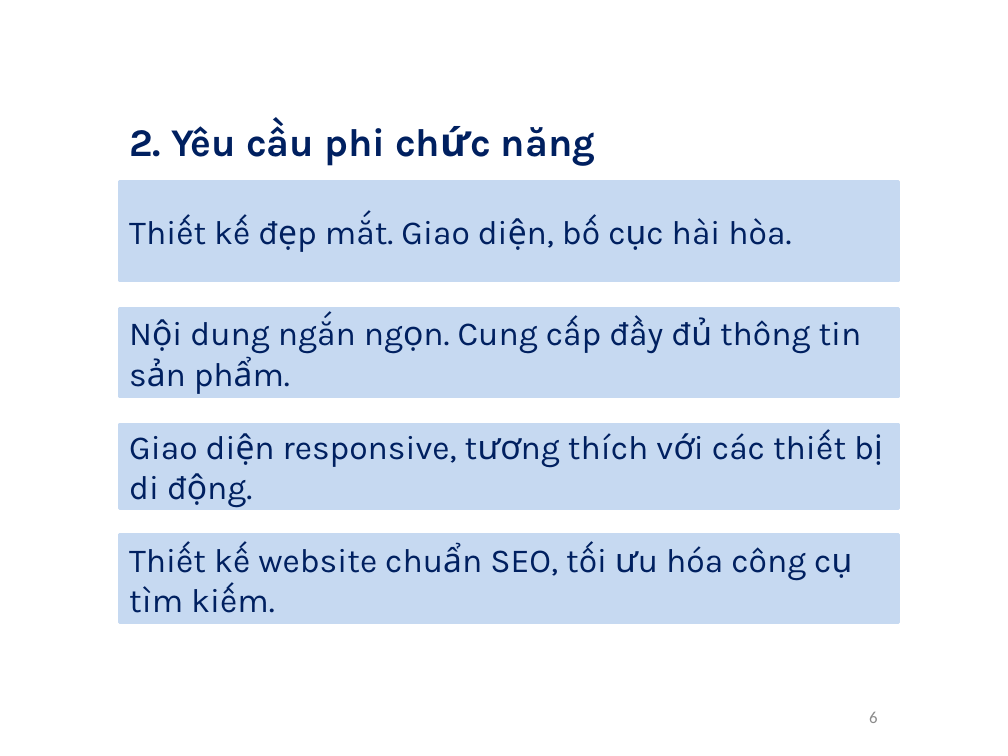
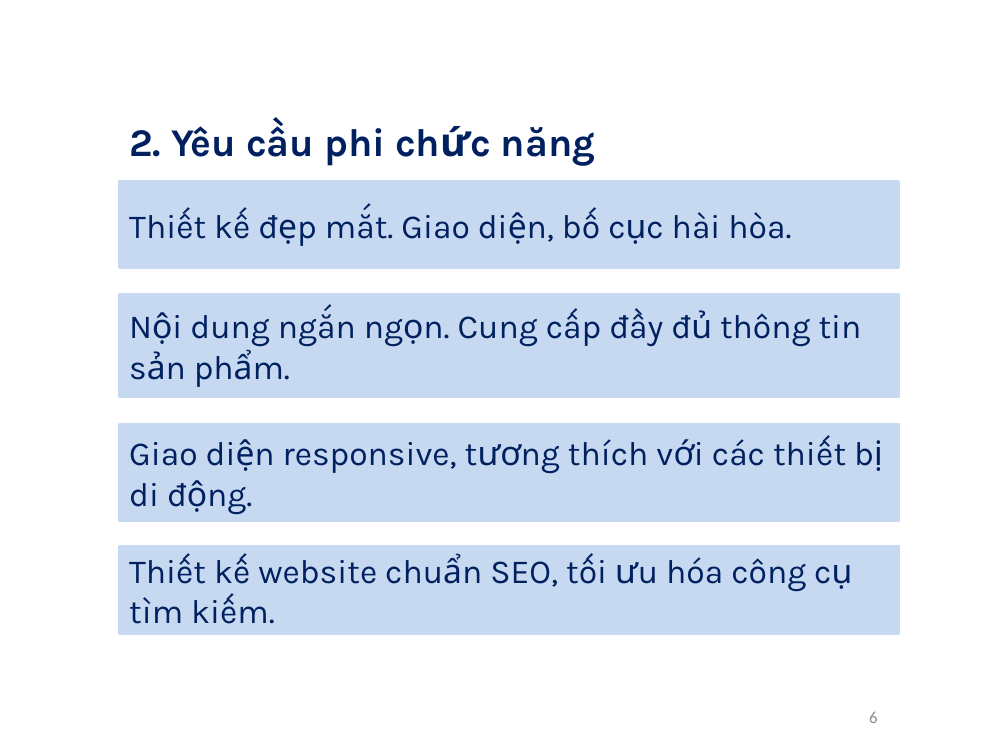
Before and after one commit to ngoctt18/web-ngocc, a slide deck: slide 6 of database/TranTuanNgoc_DoAn.pptx. Drawn at 1008x756 pixels with LibreOffice and Linux fonts; fonts in the diff are those of the drawing; background and template pictures are left out. Boxes give left, top, right and bottom in pixels: in the first picture for what was removed or moved away, otherwise in the second. Text is boxed around its words. In the diff, an @@ line names an element or a change of style, - is before the commit and + after.

```diff
--- a/database/TranTuanNgoc_DoAn.pptx
+++ b/database/TranTuanNgoc_DoAn.pptx
@@ rectangle "Thiết kế đẹp mắt. Giao ...": place and size @@
-rectangle "Thiết kế đẹp mắt. Giao ..." at (119, 181, 898, 281)
+rectangle "Thiết kế đẹp mắt. Giao ..." at (119, 181, 898, 267)
@@ rectangle "Nội dung ngắn ngọn. Cung ...": place and size @@
-rectangle "Nội dung ngắn ngọn. Cung ..." at (119, 308, 898, 397)
+rectangle "Nội dung ngắn ngọn. Cung ..." at (119, 294, 898, 397)
@@ rectangle "Giao diện responsive, tương thích ...": place and size @@
-rectangle "Giao diện responsive, tương thích ..." at (119, 424, 898, 509)
+rectangle "Giao diện responsive, tương thích ..." at (119, 424, 898, 521)
@@ rectangle "Thiết kế website chuẩn SEO, ...": place and size @@
-rectangle "Thiết kế website chuẩn SEO, ..." at (119, 535, 898, 623)
+rectangle "Thiết kế website chuẩn SEO, ..." at (119, 546, 898, 634)
```
Also in this commit, not shown: 6 other slides changed, 7 other files.
